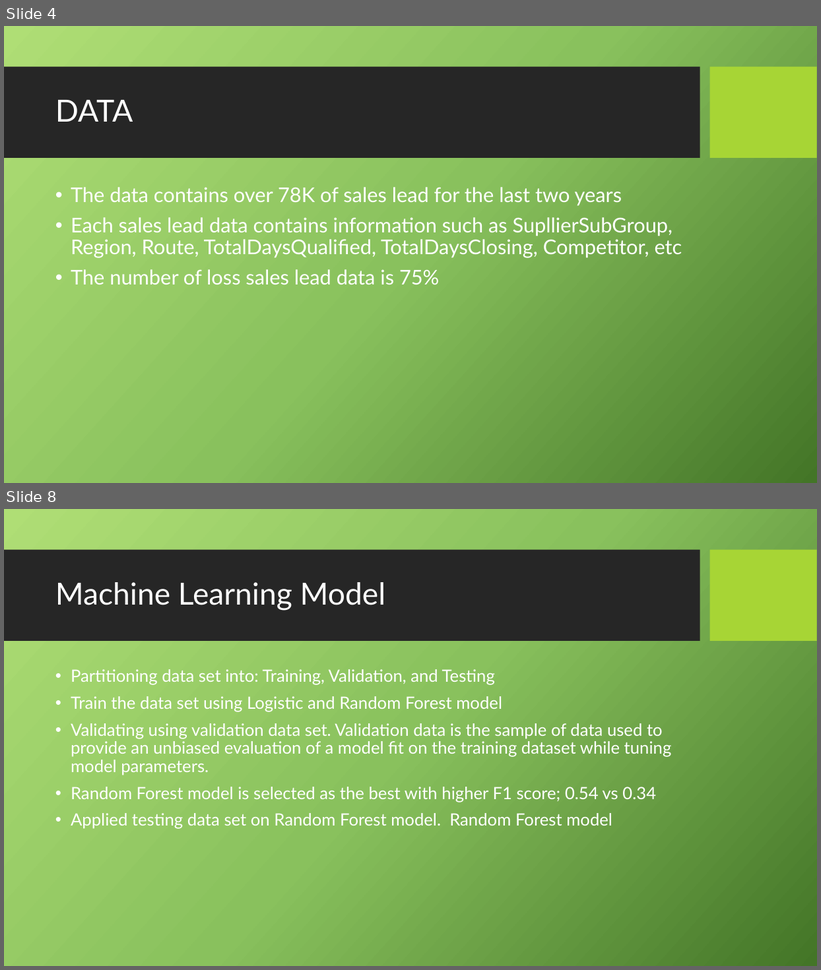
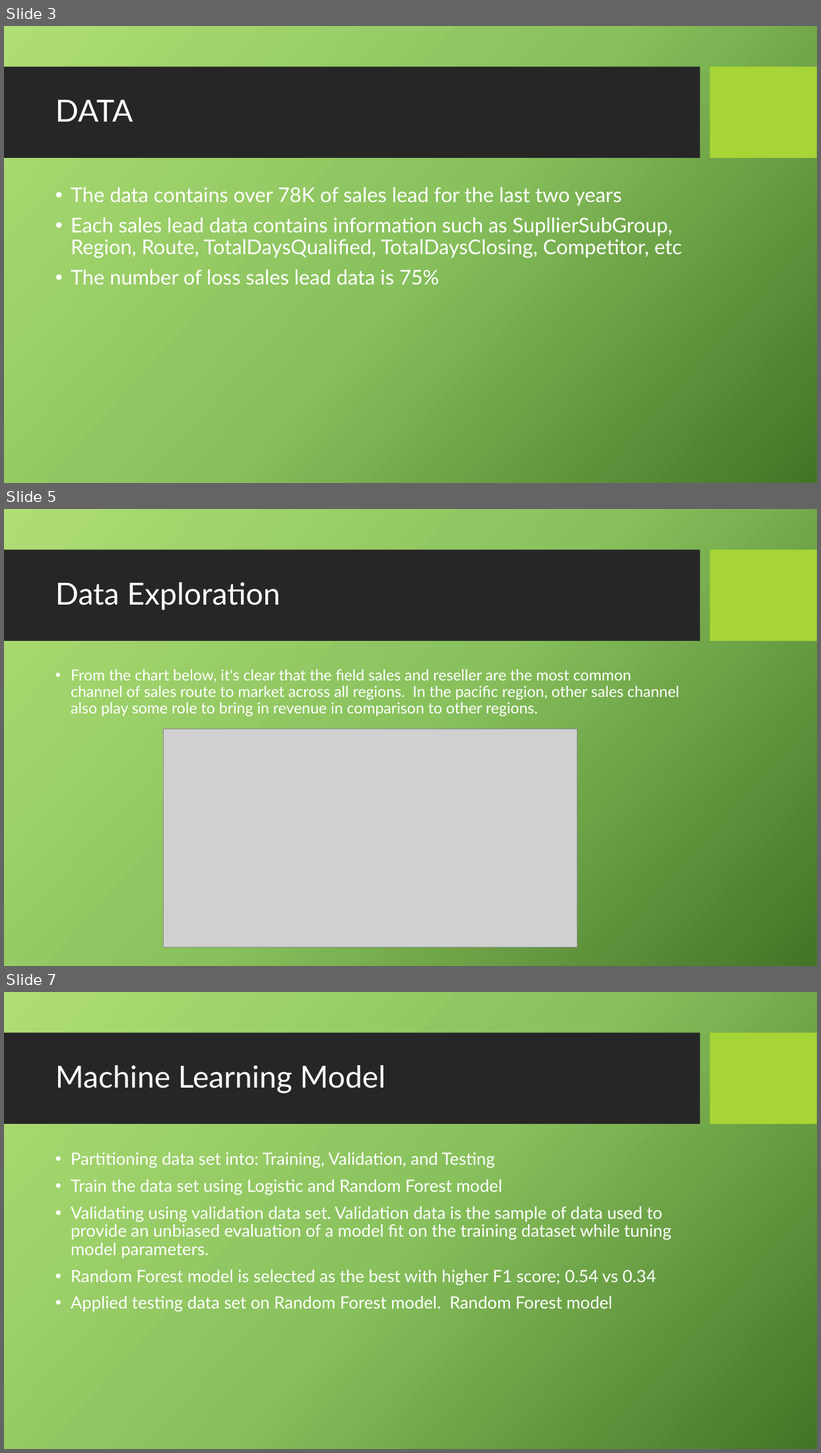
Before and after one commit to mybirdnest/CapStone, a slide deck: Predicting sales win or lose.pptx. Shown one above the other, each under a label of ours: slides 4 and 8 before the commit, slides 3, 5 and 7 after it; the slides between them are not shown. The pictures are 821x970 and 821x1453 pixels, drawn with LibreOffice and Linux fonts; fonts in the diff are those of the drawing; grey boxes stand for pictures; background and template pictures are left out. Boxes give left, top, right and bottom in pixels: in the first picture for what was removed or moved away, otherwise in the second. Text is boxed around its words. In the diff, an @@ line names an element or a change of style, - is before the commit and + after.

```diff
--- a/Predicting sales win or lose.pptx
+++ b/Predicting sales win or lose.pptx
@@ slide 5 added at [4,509,817,966], background picture (left out); not listed: 2 template elements that a slide beside it also shows @@
@@ title added at [55,582,281,610], 36 pt, text #FFFFFF @@
+Data Exploration
@@ text added at [71,669,680,716], 18 pt, text #FFFFFF @@
+• From the chart below, it's clear that the field sales and reseller are the most common channel of sales route to market across all regions. In the pacific region, other sales channel also play some role to bring in revenue in comparison to other regions.
@@ picture added at [164,729,578,948] @@
@@ what was slide 4 is now slide 3 @@
@@ what was slide 8 is now slide 7 @@
```
Also in this commit, not shown: 2 other slides added, 4 slides removed.
